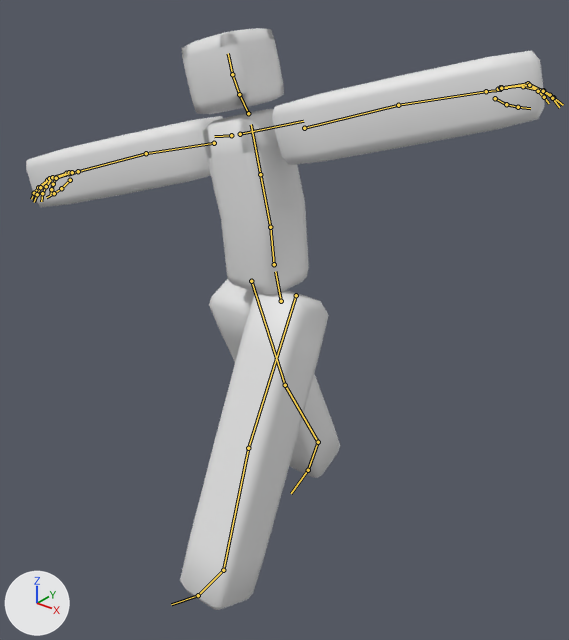
What one commit did to the glTF model workspace/025_gpu-skinning/models/voxel-human-multi-animation.gltf.
The view is the same before and after, from a 50 mm camera at (1.57, -1.89, 2.15) aimed at (0.03, 0.04, 0.95). Every picture has the same lights, and +X, +Y and +Z are marked at lower left. Both versions are drawn at frame 1 of the action 'Walk'; the numbers are the values there. The bones that bend it are drawn over the model as lines.
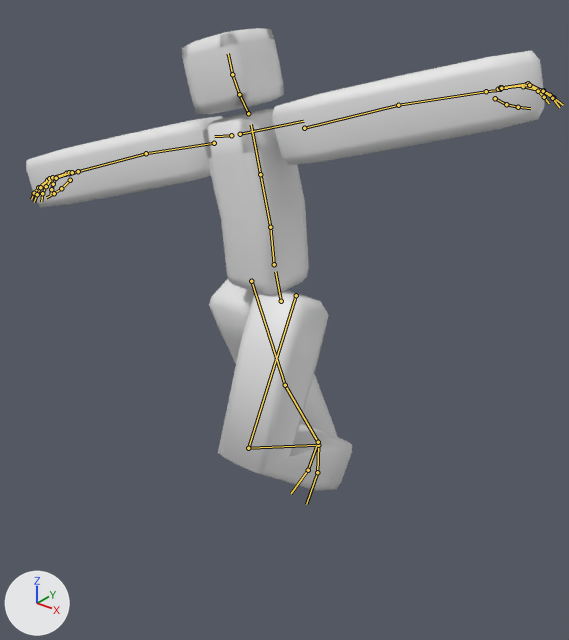
Pixel boxes (x1, y1, x2, y2) of what changed, in the pictures (569 x 640 px):
'Cube', posed (20% shorter)
    before: (26, 28, 545, 610)
    after: (26, 28, 545, 491)
bone 'shin.L', root to tip
    before: (248, 448) to (223, 570)
    after: (248, 448) to (318, 445)

What the commit changed:
Bone 'shin.L' (bone_shin_l) turns from (0, 0, 0) to (81, 0, 0) degrees about its own x, y and z.
